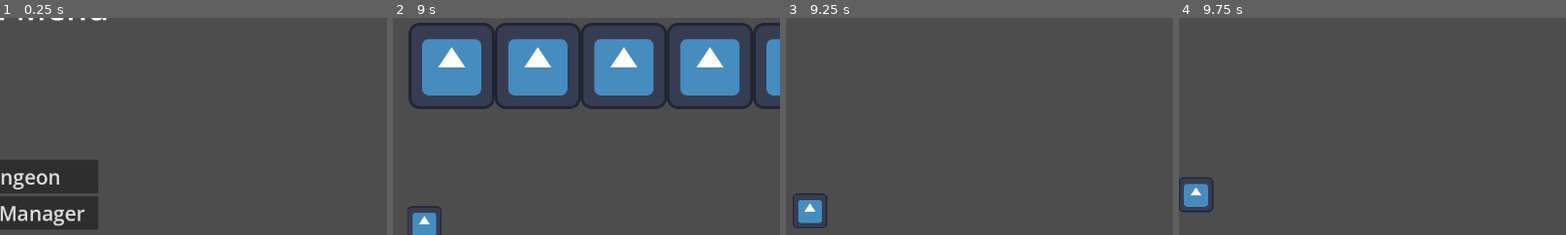
Above: before the commit, frames 1-4 (left to right).
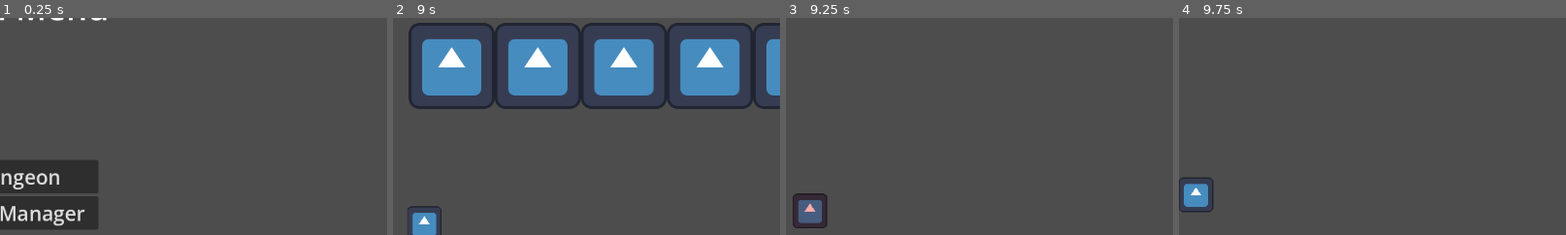
Above: after the commit, the same moments.

Repository: TheHumanMRP/RPG-Life-Tracker
Game: Godot game, scene res://Folders/Systems/Main/Scenes/main_scene.tscn
Two runs of this game, one before a commit and one after it. Both use one fixed random seed, a clock stepped at 60 frames per second and the inputs below. The engine's default icon, where the game draws it, is replaced by a stand-in: a white triangle on a blue panel in a dark square.
Inputs (mouse positions are % of the whole screen's width and height, from its top left):
- Up to frame 1 (0.25 s): no input
- Up to frame 2 (9 s): click "Dungeon" at 0.5 s; move the mouse to (72, 45) at 1.27 s; hold D (move_right) 1.28-2.78 s; tap T (add_test_sword) every 0.75 s from 1.35 to 8.85 s; click (72, 45) at 1.42 s; tap Space (jump) at 1.52, 2.27, 3.77, 4.52, 5.27, 6.77, 7.52, 8.27 s; move the mouse to (30, 55) at 2.02 s; click (30, 55) at 2.17 s; move the mouse to (60, 28) at 2.77 s; hold A (move_left) 2.78-3.53 s; click (60, 28) at 2.92 s; move the mouse to (45, 70) at 3.52 s; hold D (move_right) 3.53-5.03 s; click (45, 70) at 3.67 s; move the mouse to (80, 65) at 4.27 s; click (80, 65) at 4.42 s; move the mouse to (20, 35) at 5.02 s; hold A (move_left) 5.03-5.78 s; click (20, 35) at 5.17 s; move the mouse to (55, 50) at 5.77 s; hold D (move_right) 5.78-6.53 s; click (55, 50) at 5.92 s; move the mouse to (35, 25) at 6.52 s; hold A (move_left) 6.53-8.03 s; click (35, 25) at 6.67 s; move the mouse to (72, 45) at 7.27 s; click (72, 45) at 7.42 s; move the mouse to (30, 55) at 8.02 s; hold D (move_right) from 8.03 s (still down); click (30, 55) at 8.17 s; move the mouse to (60, 28) at 8.77 s; click (60, 28) at 8.92 s
- Up to frame 3 (9.25 s): keep holding D (move_right)
- Up to frame 4 (9.75 s): keep holding D (move_right); move the mouse to (45, 70) at 9.52 s; tap T (add_test_sword) at 9.6 s; click (45, 70) at 9.67 s
The pictures show only the part of the screen within x 48-98%, y 9-59%; the shares and areas given below are measured in that part.

Frames 1-2 are identical in both runs. In frame 3, 1.2% of the frame differs, in the area x 2-11%, y 81-97%; in frame 4, nothing differs.
Error before the commit: Parse Error: Expected expression after "or" operator. (res://Folders/Systems/Globals/global.gd:17)
Error after the commit: Invalid access to property or key 'inventory_component' on a base object of type 'Resource (SaveData)'. (res://Folders/Systems/Globals/global.gd:46)

Commit message:
Auto commit at 2026-08-18 21:10:02

Diff:
--- a/Folders/Systems/Globals/global.gd
+++ b/Folders/Systems/Globals/global.gd
@@ -14,13 +14,14 @@
 func _set_game_state_settings() -> void:
 	match current_game_state:
 		All_Enums.GAME_STATES.Playing:
-			if
+			if not OS.is_debug_build():
+				Input.mouse_mode = Input.MOUSE_MODE_CAPTURED
+			get_tree().paused = false
 
-			Input.mouse_mode = Input.MOUSE_MODE_CAPTURED
-			get_tree().paused = false
 		All_Enums.GAME_STATES.UIMenu:
 			Input.mouse_mode = Input.MOUSE_MODE_VISIBLE
 			get_tree().paused = false
+
 		All_Enums.GAME_STATES.DeathMenu:
 			Input.mouse_mode = Input.MOUSE_MODE_VISIBLE
 
